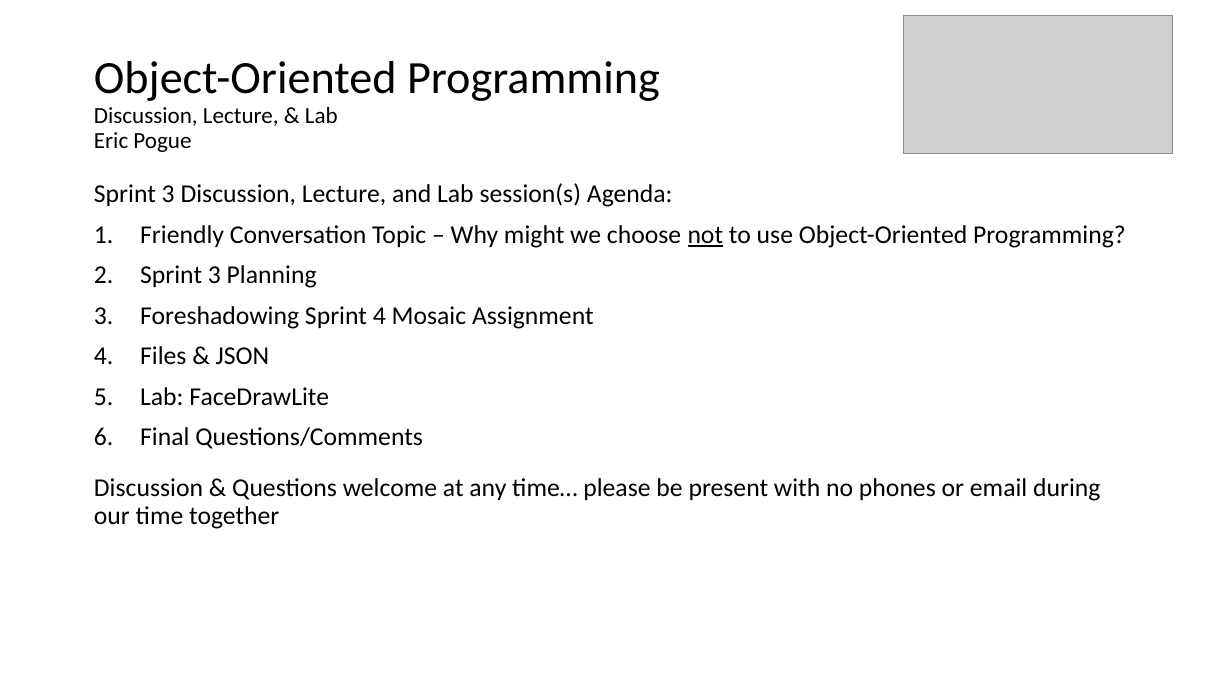
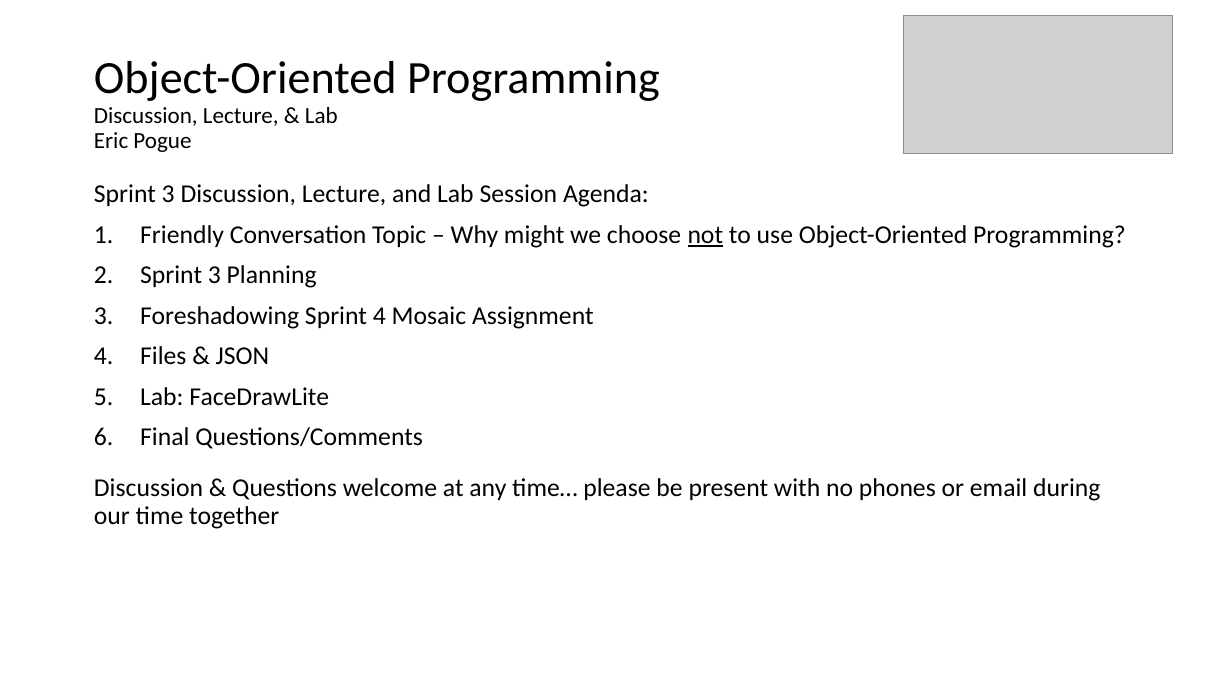
Before and after one commit to jamesbaptiste1/cpsc-24500-2019-01-spring-lt1, a slide deck: slide 1 of lecture-presentations/2019-01-30.pptx. Drawn at 1232x693 pixels with LibreOffice and Linux fonts; fonts in the diff are those of the drawing; grey boxes stand for pictures. Boxes give left, top, right and bottom in pixels: in the first picture for what was removed or moved away, otherwise in the second. Text is boxed around its words. In the diff, an @@ line names an element or a change of style, - is before the commit and + after.

Commit message:
Update file.

```diff
--- a/lecture-presentations/2019-01-30.pptx
+++ b/lecture-presentations/2019-01-30.pptx
@@ text at bbox=[94, 184, 649, 207]: text changed @@
-Sprint 3 Discussion, Lecture, and Lab session(s) Agenda:
+Sprint 3 Discussion, Lecture, and Lab Session Agenda:
```
Also in this commit, not shown: 1 other slide changed.
